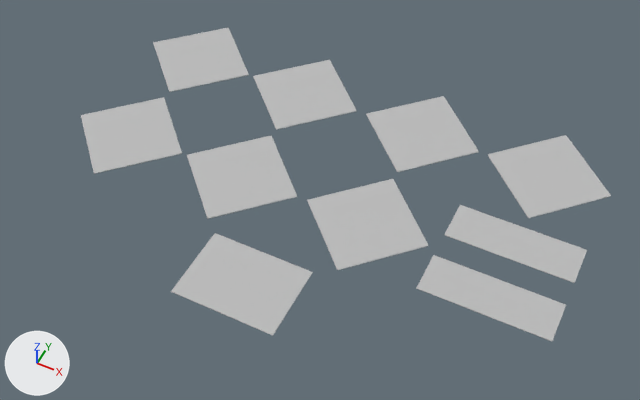
The FBX model Scene Environment Assets/Street Signs/Construction/Construction.fbx, before and after one commit.
Both versions are drawn from a camera (50 mm lens) standing at (0.163, -0.303, 0.382) and looking at (0.011, 0.002, 0.001). The lights are fixed; the arrows at lower left show +X, +Y and +Z. Where no turn or scale is listed for an object, it has been applied to the vertices.
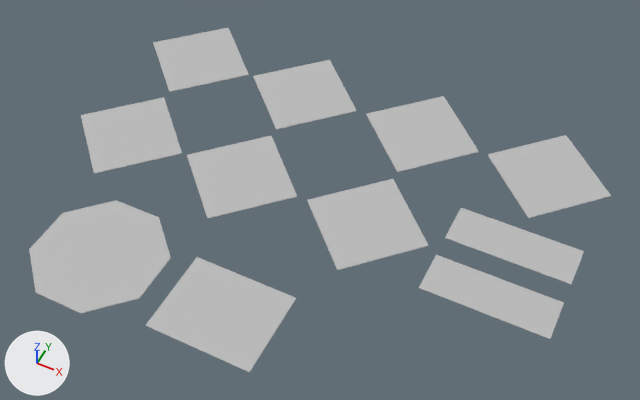
Patch to the scene script:
```diff
--- a/Scene Environment Assets/Street Signs/Construction/Construction.fbx.py
+++ b/Scene Environment Assets/Street Signs/Construction/Construction.fbx.py
@@ mat_pasted__constructionmat @@
+mat_pasted__constructionmat = principled_material('pasted__ConstructionMat')
+mat_pasted__constructionmat.base_color = (0.5, 0.5, 0.5)  # grey #bcbcbc
+mat_pasted__constructionmat.roughness = 0.749
@@ me_mesh_007_1 @@
+me_mesh_007_1.from_pydata(...)  # a box spanning x -0.0306..0.0306, y -0.0249..0.0249, z -0.0002..0.0002
+me_mesh_007_1.materials.append(mat_pasted__constructionmat)  # grey #bcbcbc
@@ me_mesh_010 @@
+me_mesh_010.from_pydata(...)  # an 8-sided cylinder along z spanning x -0.0363..0.0363, y -0.0365..0.0365, z -0.0003..0.0003
+me_mesh_010.materials.append(mat_pasted__constructionmat)  # grey #bcbcbc
@@ ob_pcube48 @@
 ob_pcube48 = bpy.data.objects.new('pCube48', me_mesh_006)
-ob_pcube48.location = (0.1211, -0.0181, 0.0)
+ob_pcube48.location = (0.1211, -0.0172, 0.0)
@@ ob_pcube47 @@
 ob_pcube47 = bpy.data.objects.new('pCube47', me_mesh_004)
-ob_pcube47.location = (0.1211, 0.0228, 0.0)
+ob_pcube47.location = (0.1211, 0.0211, 0.0)
@@ ob_pcube49 @@
-ob_pcube49 = bpy.data.objects.new('pCube49', me_mesh_005)
-ob_pcube49.location = (-0.0004, -0.0681, 0.0)
@@ ob_pasted__pcube49 @@
+ob_pasted__pcube49 = bpy.data.objects.new('pasted__pCube49', me_mesh_007_1)
+ob_pasted__pcube49.location = (-0.0004, -0.0896, 0.0)
@@ ob_pasted__pcube51 @@
+ob_pasted__pcube51 = bpy.data.objects.new('pasted__pCube51', me_mesh_010)
+ob_pasted__pcube51.location = (-0.0795, -0.0869, 0.0005)
```

Location of each change, (x1, y1, x2, y2) in pixels of the pictures (640 x 400 px):
'pasted__pCube51', added: after (29, 200, 171, 314)
'pasted__pCube49', added: after (145, 257, 296, 373)
'pCube49', deleted: before (171, 233, 313, 336)
'pCube48', moved: before (416, 255, 566, 341); after (419, 255, 564, 339)
'pCube47', moved: before (444, 205, 587, 283); after (445, 208, 584, 284)
